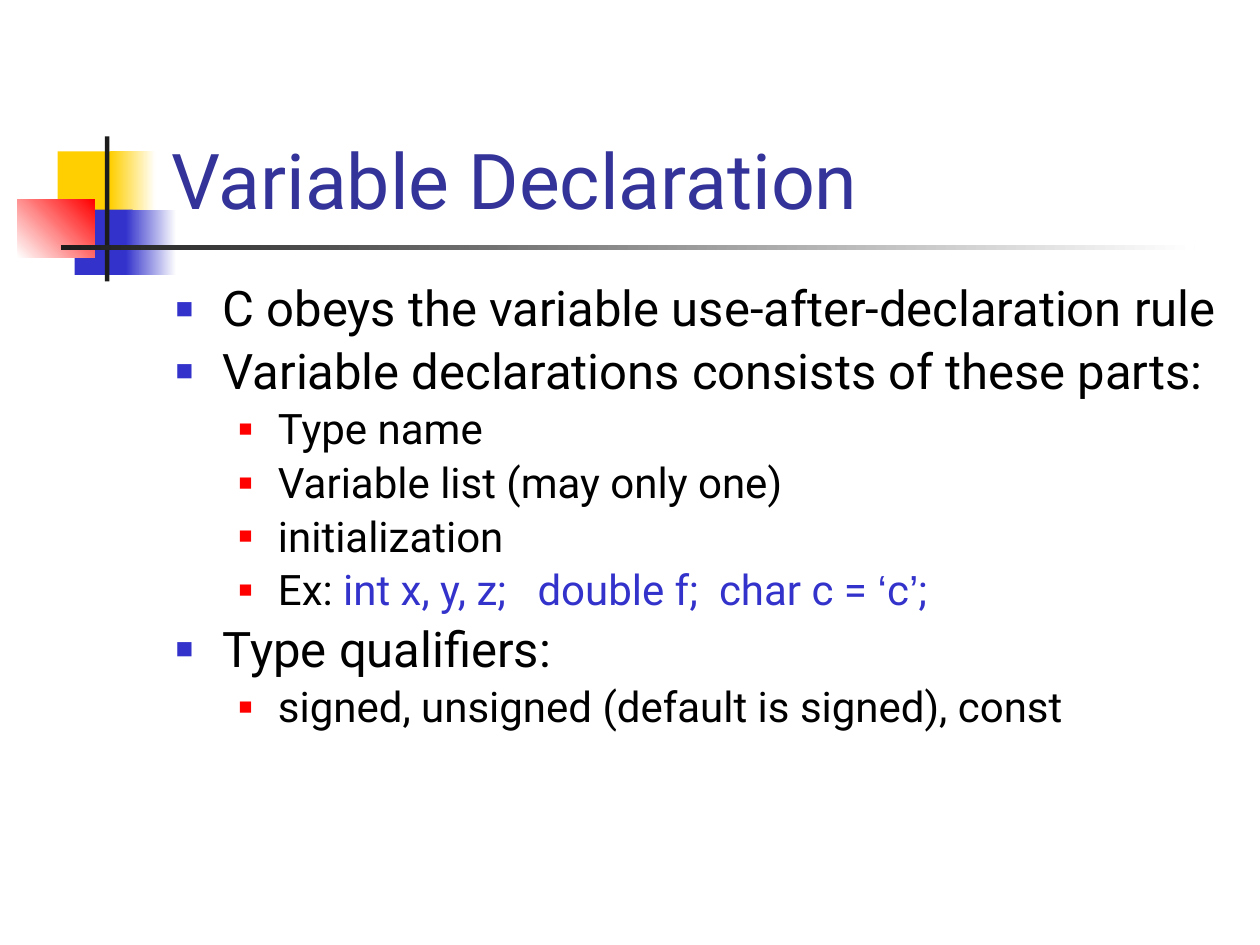
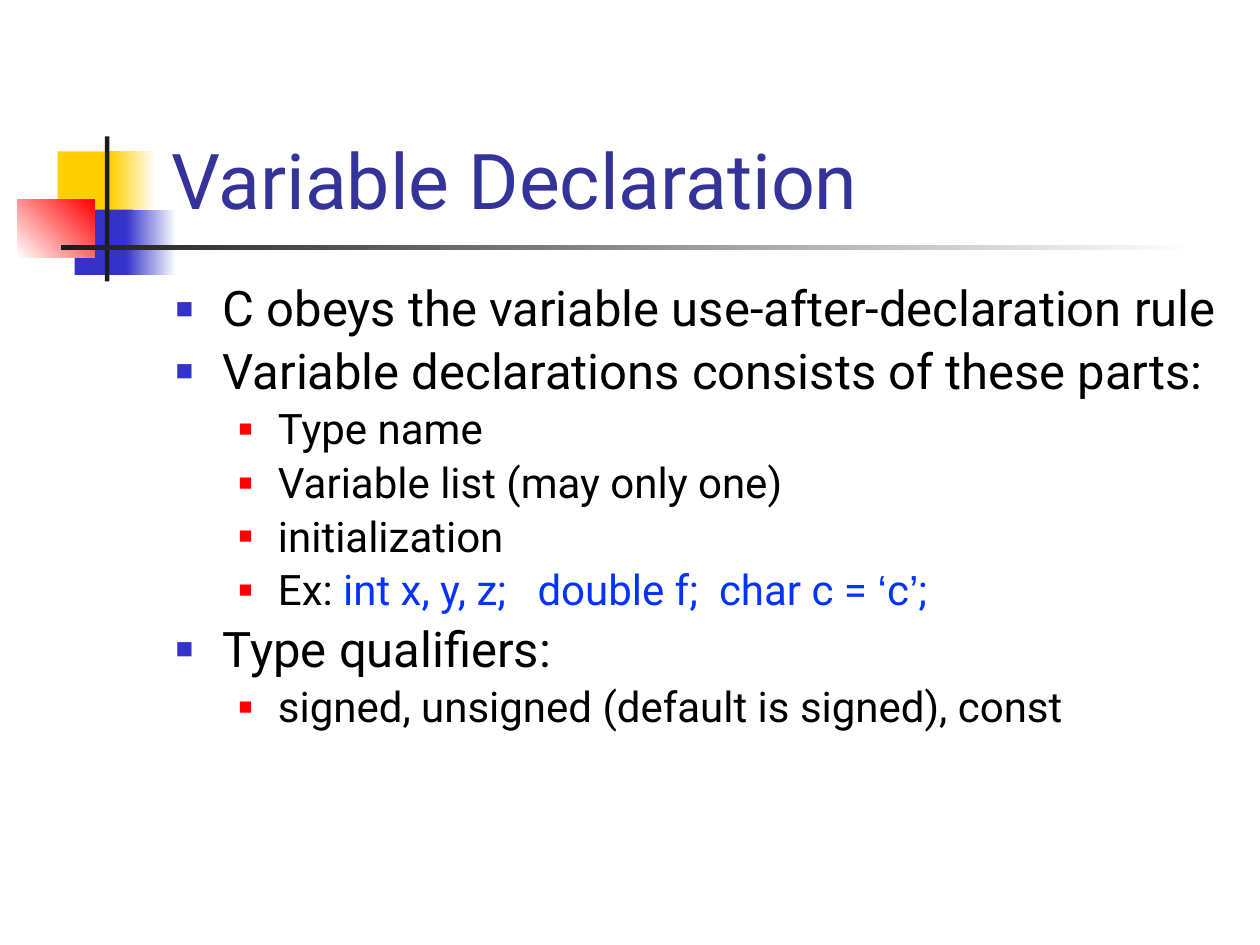
Before and after one commit to csslab-ustc/csslab-ustc.github.io, a slide deck: slide 6 of courses/sysprog/slides/lec03-exp.pptx. Drawn at 1260x945 pixels with LibreOffice and Linux fonts; fonts in the diff are those of the drawing. Boxes give left, top, right and bottom in pixels: in the first picture for what was removed or moved away, otherwise in the second. Text is boxed around its words. In the diff, an @@ line names an element or a change of style, - is before the commit and + after.

```diff
--- a/courses/sysprog/slides/lec03-exp.pptx
+++ b/courses/sysprog/slides/lec03-exp.pptx
@@ text at (278,573,927,614): text colour #3333CC to #0432FF in "int x, y, z; double f; char ..." @@
```
Also in this commit, not shown: 10 other slides changed, 28 other files.
